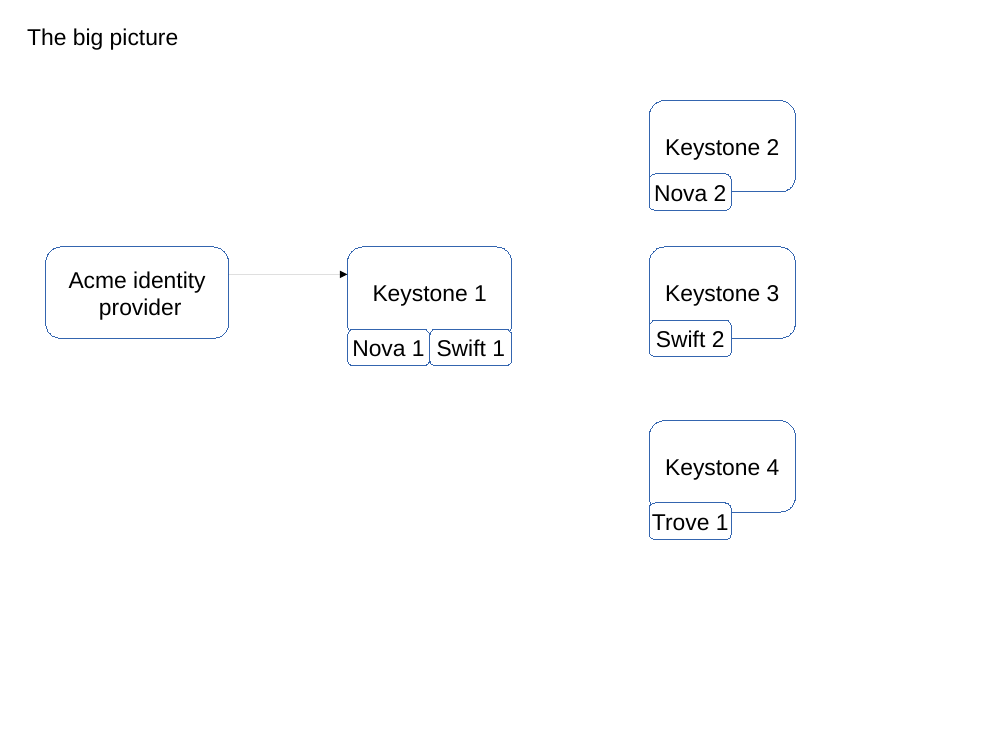
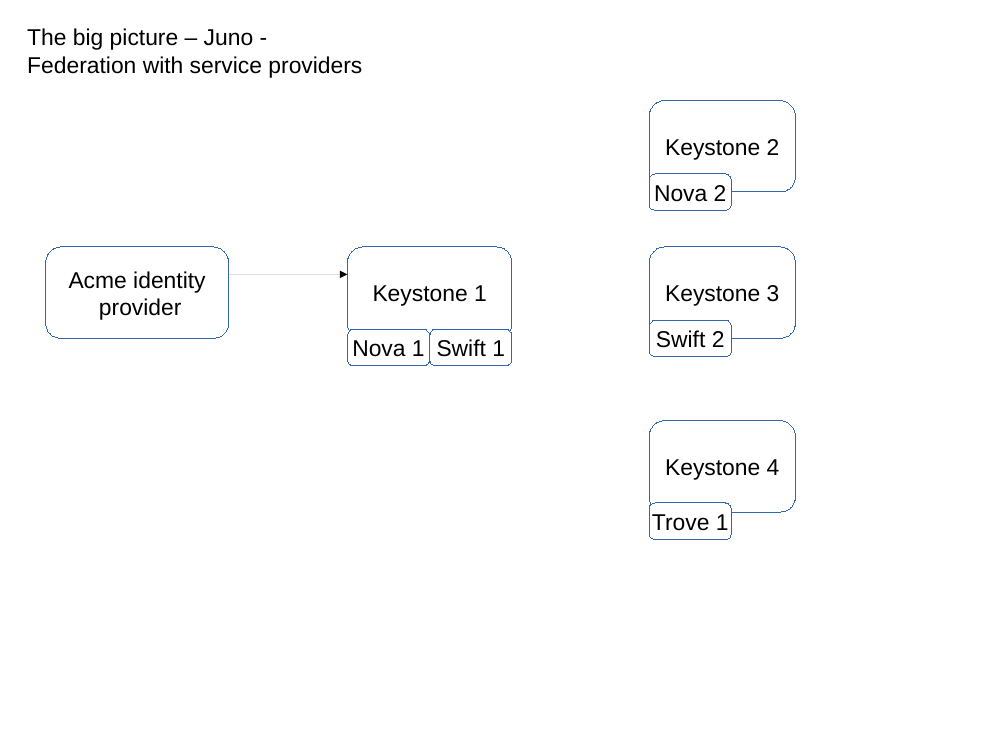
Before and after one commit to joesavak/OpenStackFederation, a slide deck: slide 6 of os-federation.odp. Drawn at 1008x756 pixels with LibreOffice and Linux fonts; fonts in the diff are those of the drawing. Boxes give left, top, right and bottom in pixels: in the first picture for what was removed or moved away, otherwise in the second. Text is boxed around its words. In the diff, an @@ line names an element or a change of style, - is before the commit and + after.

```diff
--- a/os-federation.odp
+++ b/os-federation.odp
@@ text at bbox=[27, 28, 362, 78]: text changed @@
-The big picture
+The big picture – Juno -
+Federation with service providers
```
Also in this commit, not shown: 1 other slide changed, 12 slides added, 1 slide removed.
